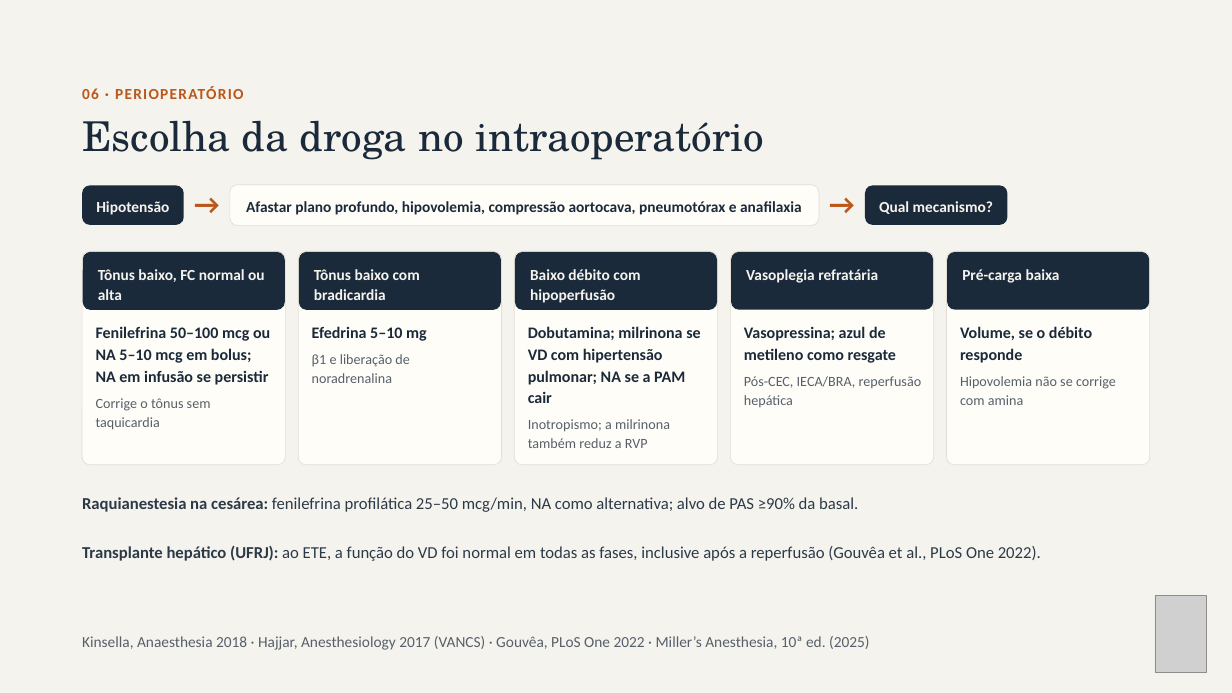
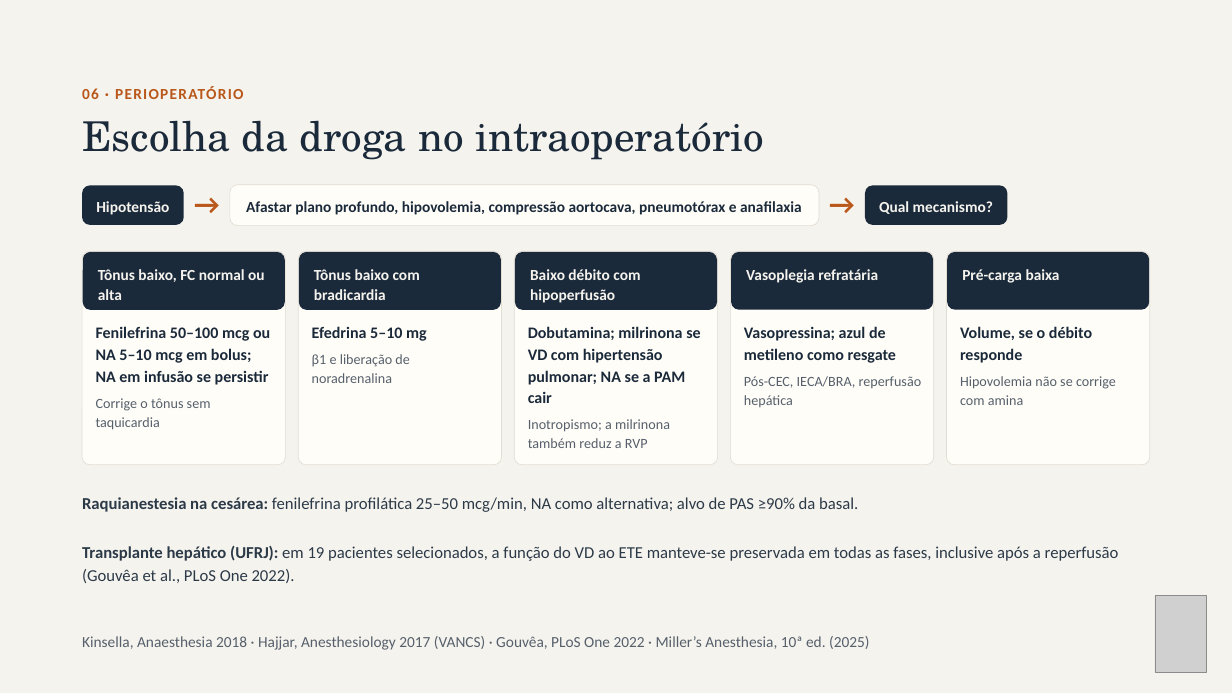
Before and after one commit to brunomoraesdubois-bit/Bruno, a slide deck: slide 17 of apresentacao/Aminas_Vasoativas.pptx (slide 16 before the commit). Drawn at 1232x693 pixels with LibreOffice and Linux fonts; fonts in the diff are those of the drawing; grey boxes stand for pictures. Boxes give left, top, right and bottom in pixels: in the first picture for what was removed or moved away, otherwise in the second. Text is boxed around its words. In the diff, an @@ line names an element or a change of style, - is before the commit and + after.

```diff
--- a/apresentacao/Aminas_Vasoativas.pptx
+++ b/apresentacao/Aminas_Vasoativas.pptx
@@ text at (82, 546, 1119, 583): text changed @@
-Transplante hepático (UFRJ): ao ETE, a função do VD foi normal em todas as fases, inclusive após a reperfusão (Gouvêa et al., PLoS One 2022).
+Transplante hepático (UFRJ): em 19 pacientes selecionados, a função do VD ao ETE manteve-se preservada em todas as fases, inclusive após a reperfusão (Gouvêa et al., PLoS One 2022).
```
Also in this commit, not shown: 4 other slides changed, 43 other files.
